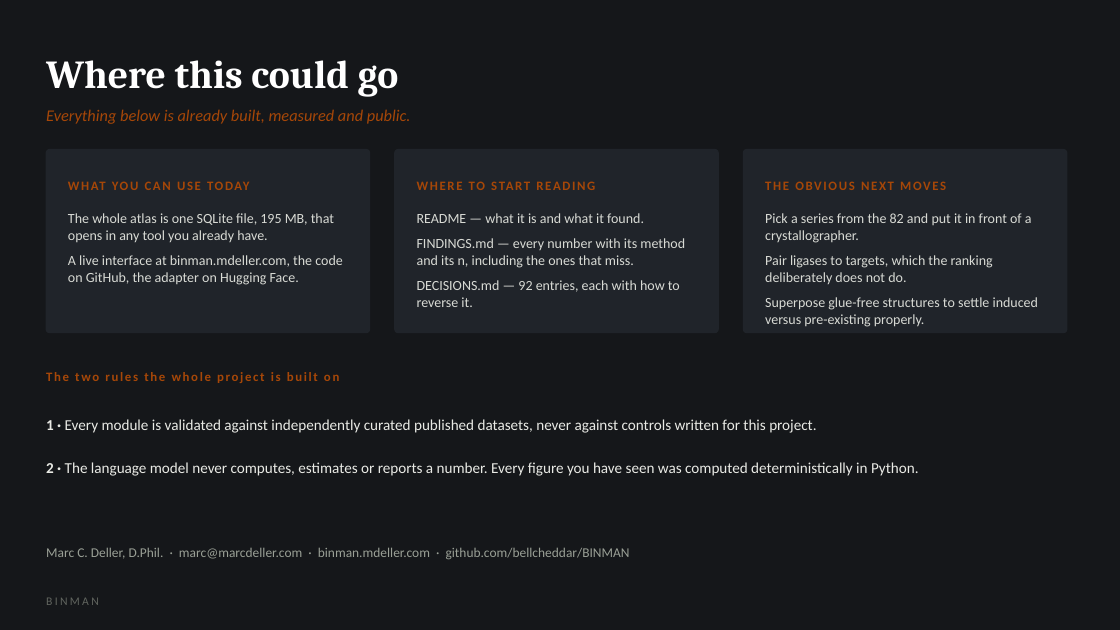
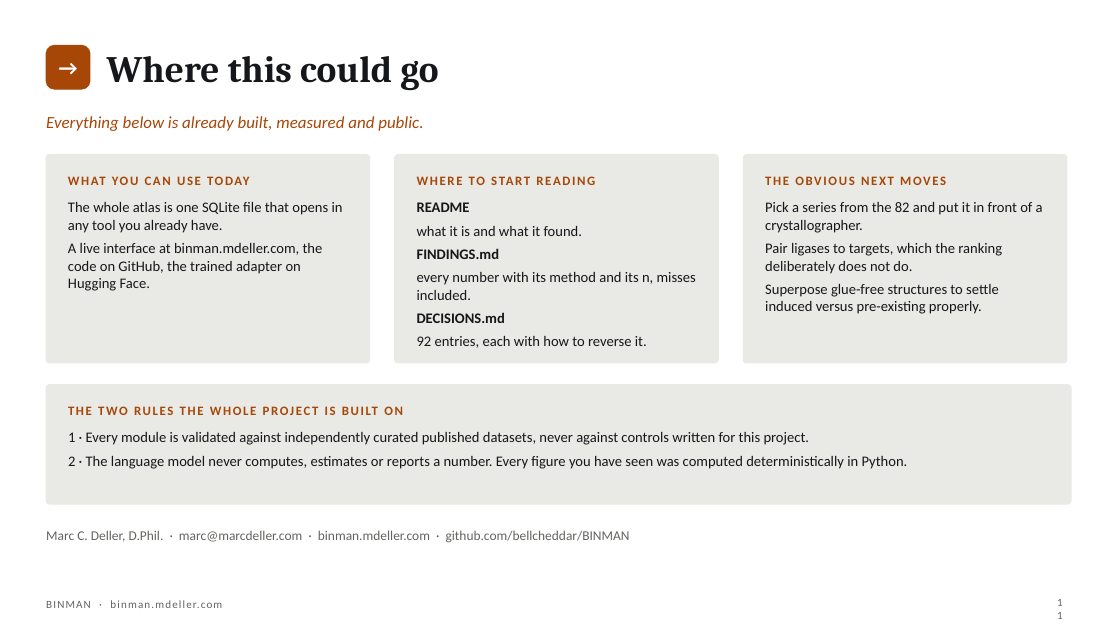
Before and after one commit to bellcheddar/BINMAN, a slide deck: slide 11 of docs/BINMAN-how-it-works.pptx. Drawn at 1120x630 pixels with LibreOffice and Linux fonts; fonts in the diff are those of the drawing. Boxes give left, top, right and bottom in pixels: in the first picture for what was removed or moved away, otherwise in the second. Text is boxed around its words. In the diff, an @@ line names an element or a change of style, - is before the commit and + after.

```diff
--- a/docs/BINMAN-how-it-works.pptx
+++ b/docs/BINMAN-how-it-works.pptx
@@ background #15171A to #FFFFFF @@
@@ rounded rectangle added at <box>46,45,90,89</box>, fill #A64708, outline #A64708 1 pt @@
@@ text added at <box>46,45,90,89</box>, 18 pt, text #FFFFFF, bold @@
+→
@@ text "Where this could go": place and size @@
-text "Where this could go" at <box>46,60,399,97</box>
+text "Where this could go" at <box>107,56,438,90</box>
@@ text "Where this could go" at <box>107,56,438,90</box>: size 34 to 32 pt, text colour #FFFFFF to #15171A @@
@@ text "Everything below is already built, ..." at <box>46,116,423,131</box>: size 14 to 14.5 pt @@
@@ rounded rectangle: place and size @@
-rounded rectangle at <box>46,150,370,333</box>
+rounded rectangle at <box>46,155,370,363</box>
@@ text "WHAT YOU CAN USE TODAY" rewrapped from <box>68,165,348,207</box> to <box>68,170,348,192</box> @@
@@ text "WHERE TO START READING": place and size @@
-text "WHERE TO START READING" at <box>207,181,223,190</box>
+text "WHERE TO START READING" at <box>207,176,223,185</box>
@@ rounded rectangle: place and size @@
-rounded rectangle at <box>395,150,718,333</box>
+rounded rectangle at <box>395,155,718,363</box>
@@ fill #20242A to #E9EAE5; outline #20242A 1 pt to #E9EAE5 1 pt; proportions changed in 3 elements at <box>46,155,370,363</box>, <box>395,155,718,363</box>, <box>744,155,1067,363</box> @@
@@ rounded rectangle: place and size @@
-rounded rectangle at <box>744,150,1067,333</box>
+rounded rectangle at <box>744,155,1067,363</box>
@@ text "THE OBVIOUS NEXT MOVES": place and size @@
-text "THE OBVIOUS NEXT MOVES" at <box>765,181,946,190</box>
+text "THE OBVIOUS NEXT MOVES" at <box>765,176,946,185</box>
@@ text at <box>68,202,343,291</box>: text changed; size 12 to 12.5 pt; text colour #D8DAD4 to #15171A @@
-The whole atlas is one SQLite file, 195 MB, that opens in any tool you already have.
-A live interface at binman.mdeller.com, the code on GitHub, the adapter on Hugging Face.
+The whole atlas is one SQLite file that opens in any tool you already have.
+A live interface at binman.mdeller.com, the code on GitHub, the trained adapter on Hugging Face.
@@ text at <box>417,202,696,348</box>: text changed; size 12 to 12.5 pt; text colour #D8DAD4 to #15171A @@
-README — what it is and what it found.
-FINDINGS.md — every number with its method and its n, including the ones that miss.
-DECISIONS.md — 92 entries, each with how to reverse it.
+README
+what it is and what it found.
+FINDINGS.md
+every number with its method and its n, misses included.
+DECISIONS.md
+92 entries, each with how to reverse it.
@@ text "Pick a series from the ...": place and size @@
-text "Pick a series from the ..." at <box>765,213,1038,327</box>
+text "Pick a series from the ..." at <box>765,202,1043,314</box>
@@ text "Pick a series from the ..." at <box>765,202,1043,314</box>: size 12 to 12.5 pt, text colour #D8DAD4 to #15171A; less space between paragraphs @@
@@ text at <box>46,372,339,383</box>: text changed @@
-The two rules the whole project is built on
+THE TWO RULES THE WHOLE PROJECT IS BUILT ON
@@ rounded rectangle added at <box>46,385,1071,504</box>, fill #E9EAE5, outline #E9EAE5 1 pt @@
@@ text "1 · Every module is ...": place and size @@
-text "1 · Every module is ..." at <box>46,419,919,476</box>
+text "1 · Every module is ..." at <box>68,432,908,469</box>
@@ text "1 · Every module is ..." at <box>68,432,908,469</box>: size 13 to 12.5 pt, text colour #E9EAE5 to #15171A; bold off in "1 ·", "2 ·"; line spacing 1.2 to 1; more space between paragraphs; vertical alignment middle to top @@
@@ text "Marc C. Deller, D.Phil. · ...": place and size @@
-text "Marc C. Deller, D.Phil. · ..." at <box>46,547,630,559</box>
+text "Marc C. Deller, D.Phil. · ..." at <box>46,530,630,543</box>
@@ text "Marc C. Deller, D.Phil. · ..." at <box>46,530,630,543</box>: text colour #9AA096 to #61655F @@
@@ text at <box>46,598,99,605</box>: text changed; size 10 to 9.5 pt @@
-BINMAN
+BINMAN · binman.mdeller.com
@@ page number added at <box>1046,592,1071,617</box>, 9.5 pt, text #61655F @@
+11
```
Also in this commit, not shown: 1 other file.
